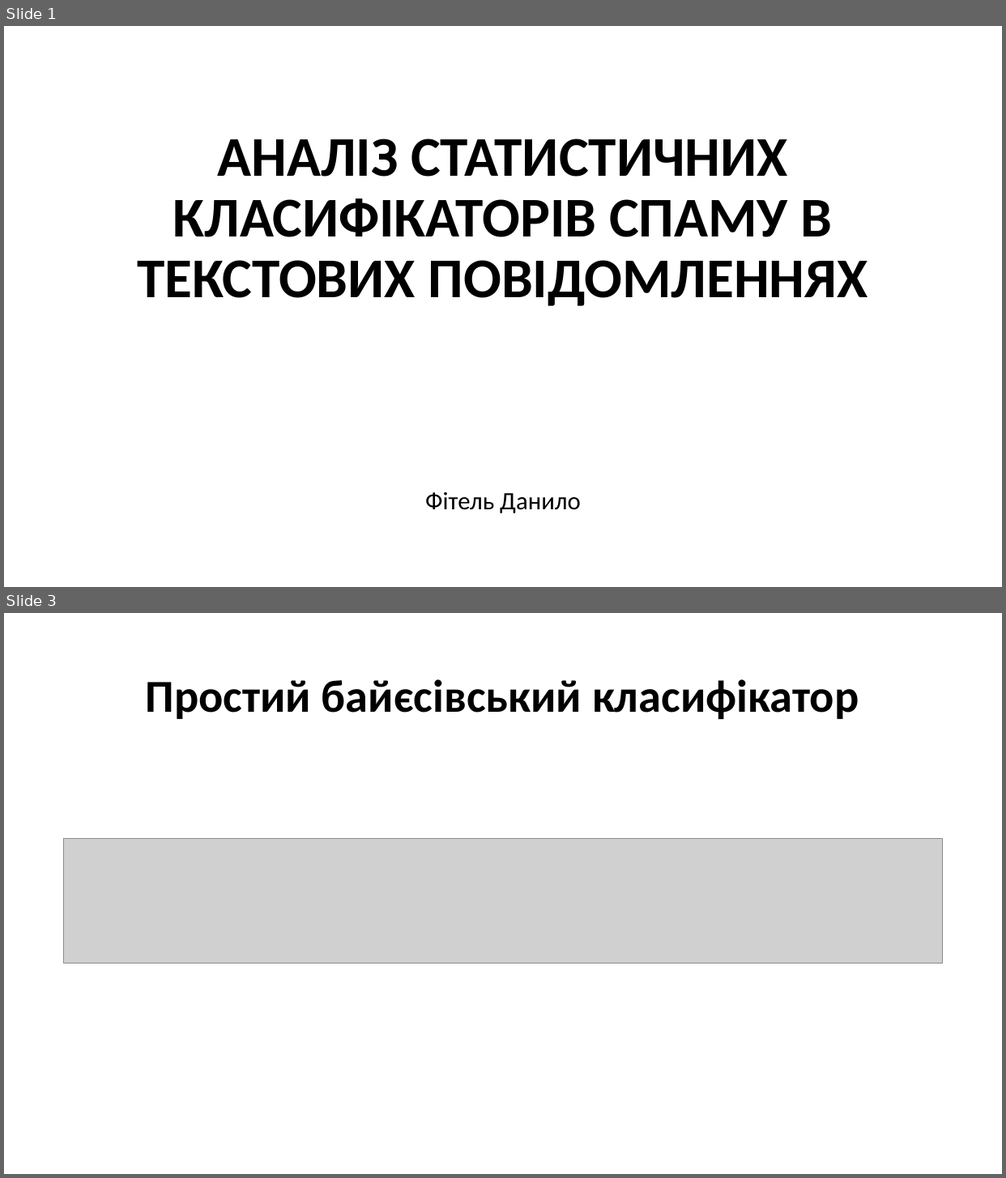
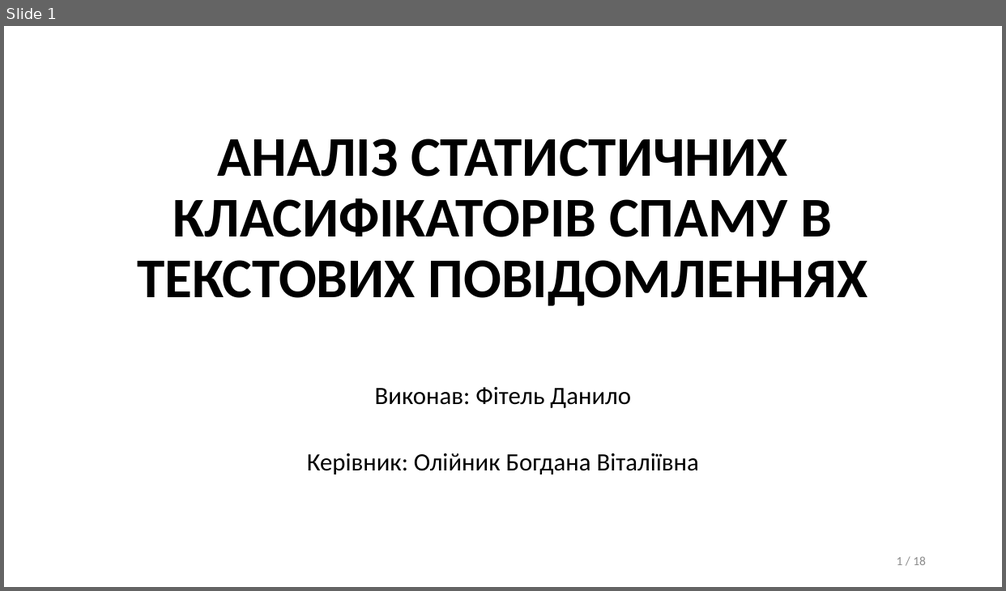
Before and after one commit to danylofitel/Pinocchio, a slide deck: fitel_presentation/Analysis of Statistical Spam Classifiers for Text Messages.pptx. Shown one above the other, each under a label of ours: slides 1 and 3 before the commit, slide 1 after it; the slides between them are not shown. The pictures are 1006x1178 and 1006x591 pixels, drawn with LibreOffice and Linux fonts; fonts in the diff are those of the drawing; grey boxes stand for pictures. Boxes give left, top, right and bottom in pixels: in the first picture for what was removed or moved away, otherwise in the second. Text is boxed around its words. In the diff, an @@ line names an element or a change of style, - is before the commit and + after.

```diff
--- a/fitel_presentation/Analysis of Statistical Spam Classifiers for Text Messages.pptx
+++ b/fitel_presentation/Analysis of Statistical Spam Classifiers for Text Messages.pptx
@@ slide 3 removed at (4,613,1002,1174), background #FFFFFF @@
@@ title removed at (146,679,859,719) @@
-Простий байєсівський класифікатор
@@ picture removed at (63,838,943,964) @@
@@ slide 1 changed as well @@
@@ subtitle at (375,387,631,408): text changed @@
-Фітель Данило
+Виконав: Фітель Данило
@@ text added at (307,454,699,475), 24 pt, text #000000 @@
+Керівник: Олійник Богдана Віталіївна
@@ page number added at (897,557,926,565), 12 pt, text #8C8C8C @@
+1 / 18
```
Also in this commit, not shown: 1 other slide changed, 16 slides added, 2 other slides removed.
